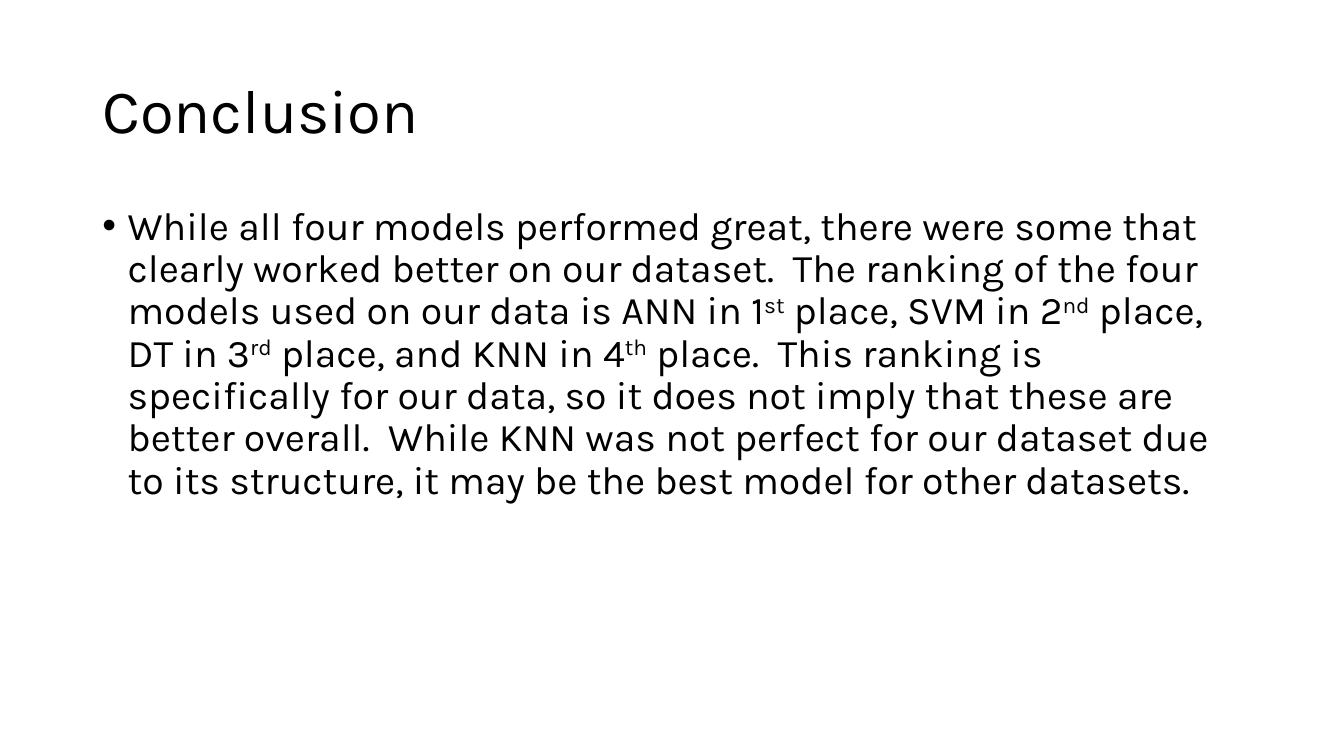
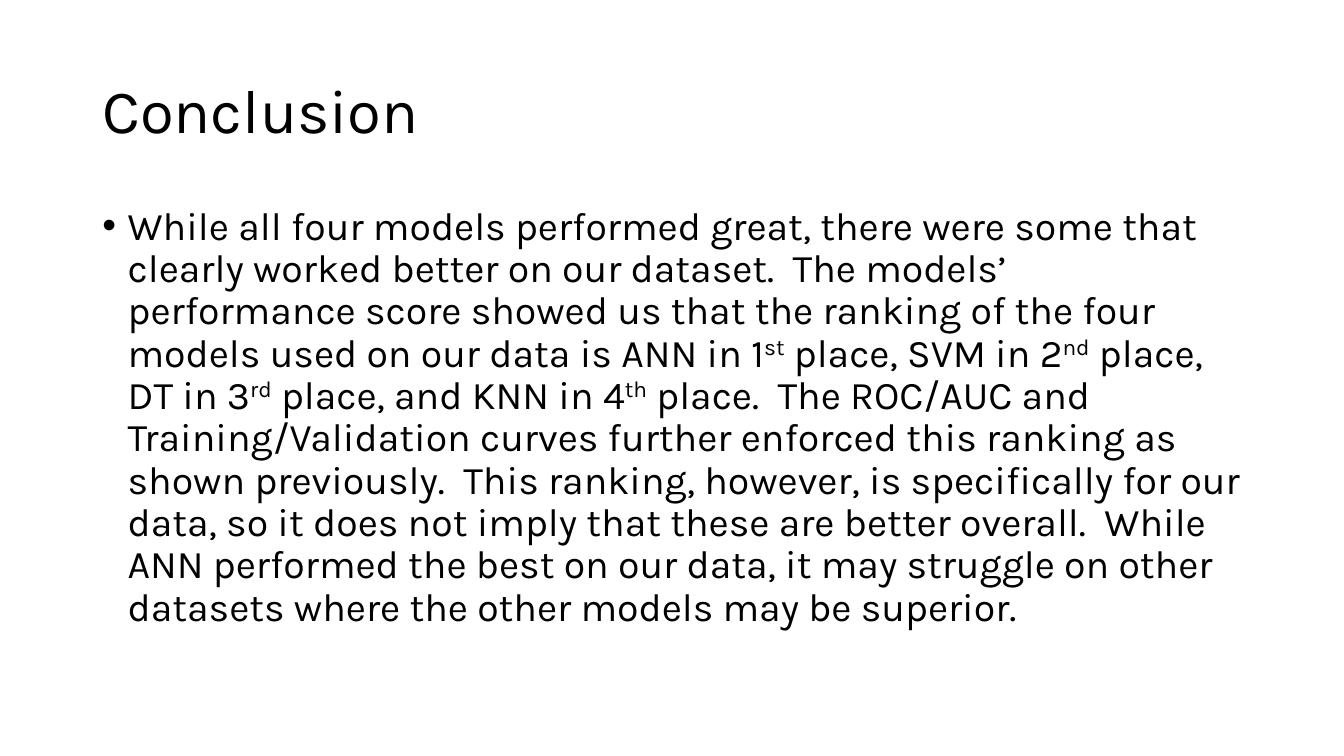
Before and after one commit to RhettHill/Cmps-4700-Project, a slide deck: slide 32 of ChatBLT_ProjectReport.pptx (slide 29 before the commit). Drawn at 1344x756 pixels with LibreOffice and Linux fonts; fonts in the diff are those of the drawing. Boxes give left, top, right and bottom in pixels: in the first picture for what was removed or moved away, otherwise in the second. Text is boxed around its words. In the diff, an @@ line names an element or a change of style, - is before the commit and + after.

```diff
--- a/ChatBLT_ProjectReport.pptx
+++ b/ChatBLT_ProjectReport.pptx
@@ text at bbox=[128, 213, 1240, 631]: text changed @@
-• While all four models performed great, there were some that clearly worked better on our dataset. The ranking of the four models used on our data is ANN in 1st place, SVM in 2nd place, DT in 3rd place, and KNN in 4th place. This ranking is specifically for our data, so it does not imply that these are better overall. While KNN was not perfect for our dataset due to its structure, it may be the best model for other datasets.
+• While all four models performed great, there were some that clearly worked better on our dataset. The models’ performance score showed us that the ranking of the four models used on our data is ANN in 1st place, SVM in 2nd place, DT in 3rd place, and KNN in 4th place. The ROC/AUC and Training/Validation curves further enforced this ranking as shown previously. This ranking, however, is specifically for our data, so it does not imply that these are better overall. While ANN performed the best on our data, it may struggle on other datasets where the other models may be superior.
```
Also in this commit, not shown: 3 other slides changed, 3 slides added, 2 other files.
